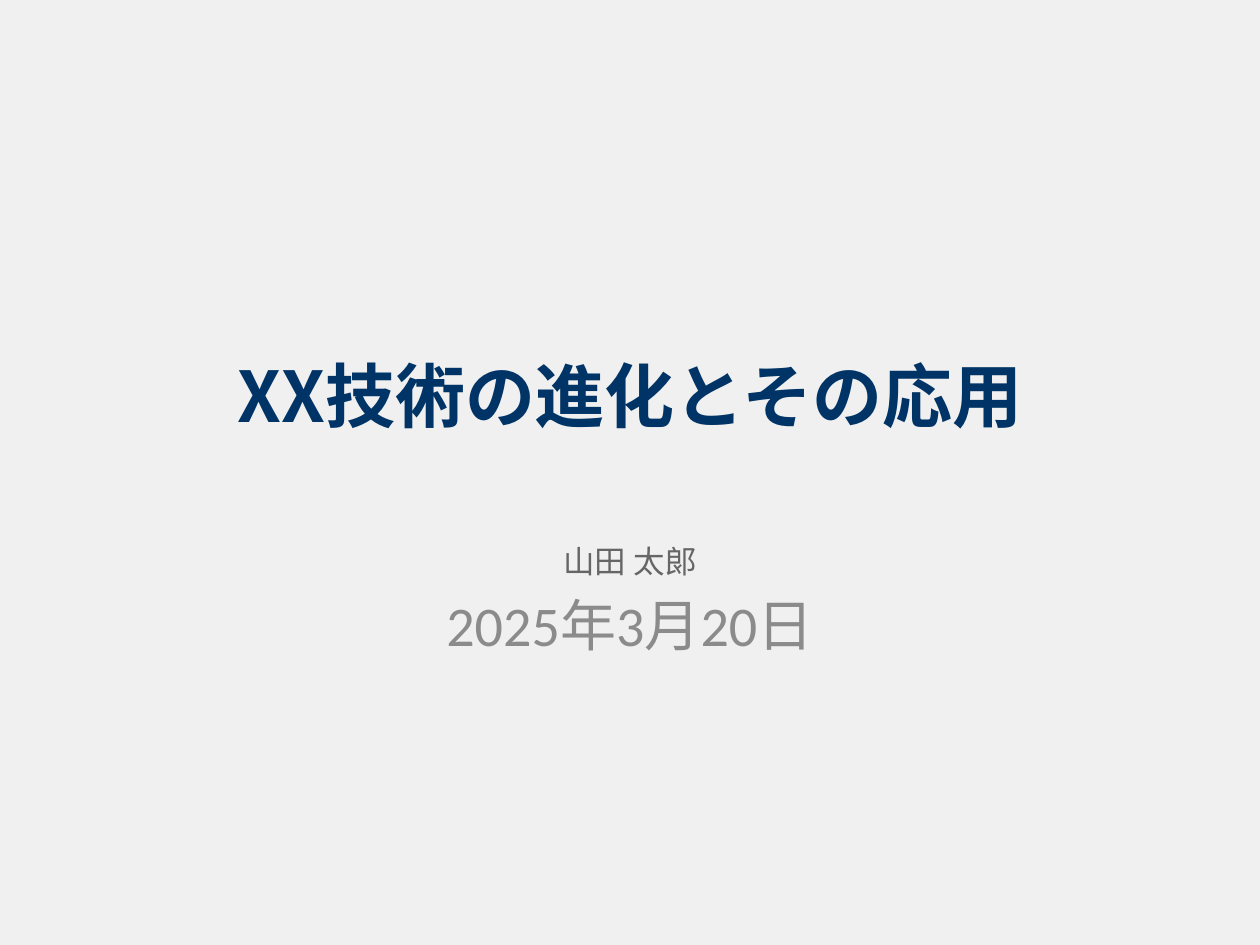
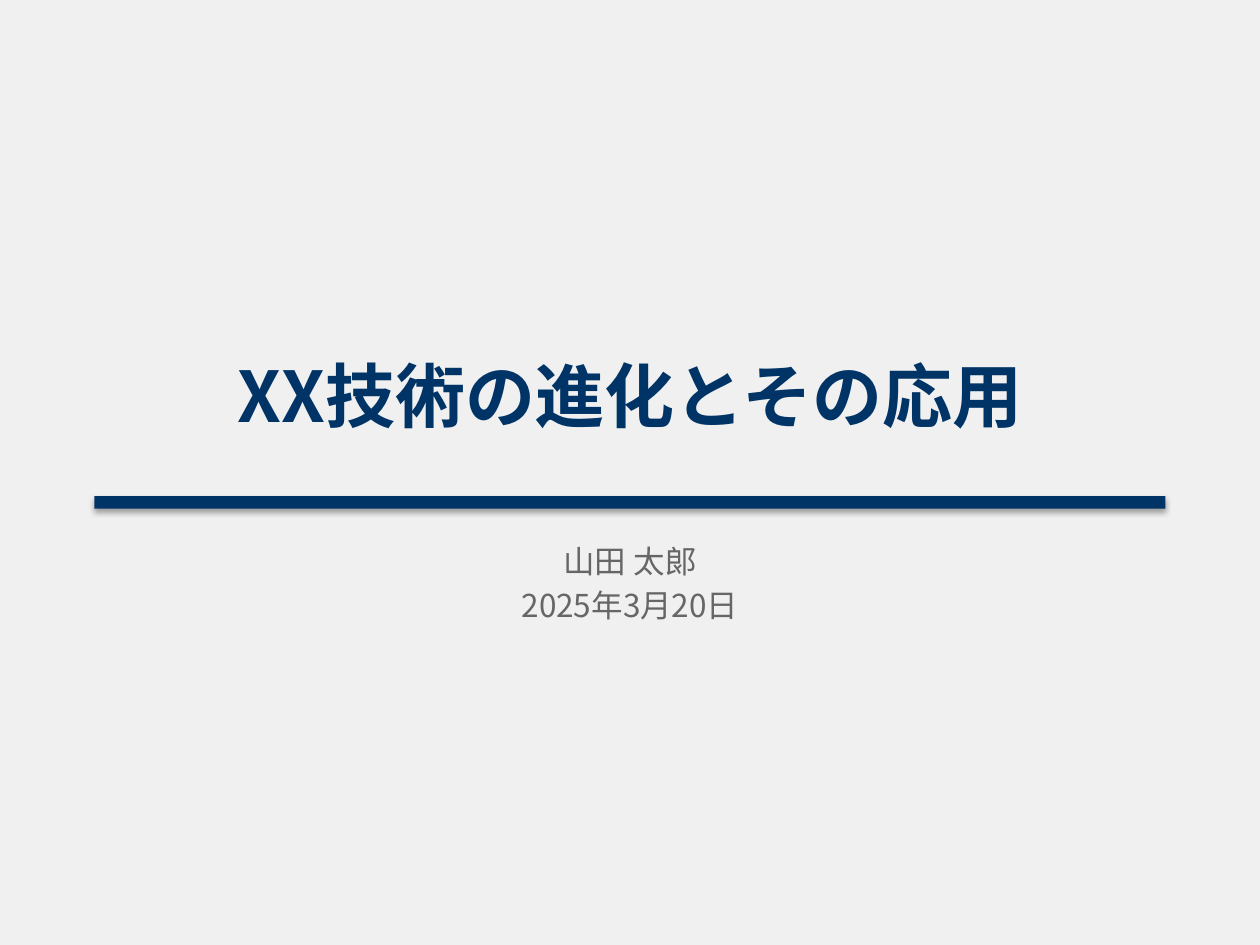
Before and after one commit to tak0705/PPT_test, a slide deck: slide 1 of presentation.pptx. Drawn at 1260x945 pixels with LibreOffice and Linux fonts; fonts in the diff are those of the drawing. Boxes give left, top, right and bottom in pixels: in the first picture for what was removed or moved away, otherwise in the second. Text is boxed around its words. In the diff, an @@ line names an element or a change of style, - is before the commit and + after.

```diff
--- a/presentation.pptx
+++ b/presentation.pptx
@@ rectangle added at bbox=[94, 496, 1166, 509], fill #003366 @@
@@ subtitle at bbox=[522, 590, 739, 620]: size 32 to 18 pt, font Calibri to Noto Sans CJK JP, text colour #8C8C8C to #666666 in "2025年3月20日"; less space between paragraphs @@
```
Also in this commit, not shown: 9 other slides changed, 1 other file.
